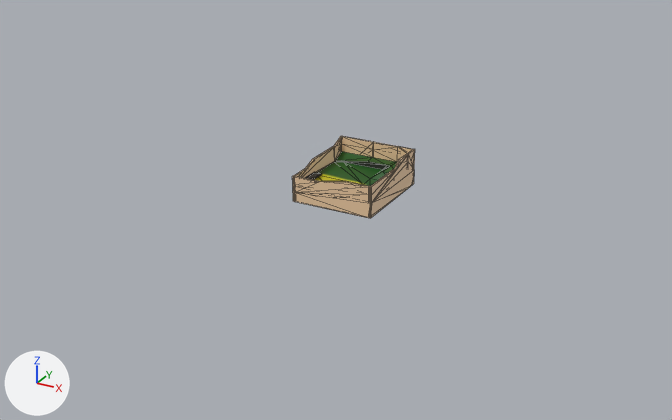
The glTF model assets/model/map 2/new godse map.glb: old version first, new version second.
The view is the same before and after, from a camera (50 mm lens) standing at (988.0, -1876.0, 849.0) and looking at (-44.0, 0.0, -89.0). Every picture has the same lights, and +X, +Y and +Z are marked at lower left. Mesh edges are drawn as thin lines. Vertices at the same position are counted once.

The older version as bpy lines, for what is in view:
```python
mat_material = principled_material('Material')
mat_material.texture = img_map_texture
me_plane = bpy.data.meshes.new('Plane')
me_plane.from_pydata(...)  # 124 vertices, 305 faces; spans x -105.0..105.0, y -105.0..138.0, z -38.0..55.0
me_plane.materials.append(mat_material)  # picture img_map_texture
ob_plane = bpy.data.objects.new('Plane', me_plane)
ob_plane.location = (0.0, 0.0, 0.0)
```
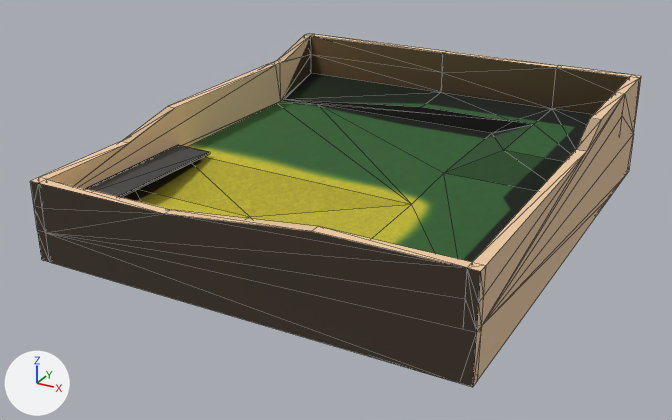
Diff of the bpy script that builds the scene:
```diff
--- a/assets/model/map 2/new godse map.glb.py
+++ b/assets/model/map 2/new godse map.glb.py
@@ img_baked_owo @@
+img_baked_owo = load_image('baked owo', '_unpacked/baked_owo', 4096, 4096, 'sRGB')
@@ mat_material @@
 mat_material = principled_material('Material')
-mat_material.texture = img_map_texture
+mat_material.texture = img_baked_owo
+mat_material.roughness = 1.0
@@ me_plane @@
 me_plane.from_pydata(...)  # 124 vertices, 305 faces; spans x -105.0..105.0, y -105.0..138.0, z -38.0..55.0
 # used by ob_plane; location = (0.0, 0.0, 0.0)
+# me_plane part 1: the whole mesh is scaled about the mesh origin by (5, 5, 3)
 me_plane.materials.append(mat_material)
```

Changed parts and their boxes [x1, y1, x2, y2] in the pictures (672 x 420 px):
'Plane', surface changed, mesh rescaled (394% wider, 327% taller)
    before: [292, 136, 415, 218]
    after: [30, 34, 641, 387]
